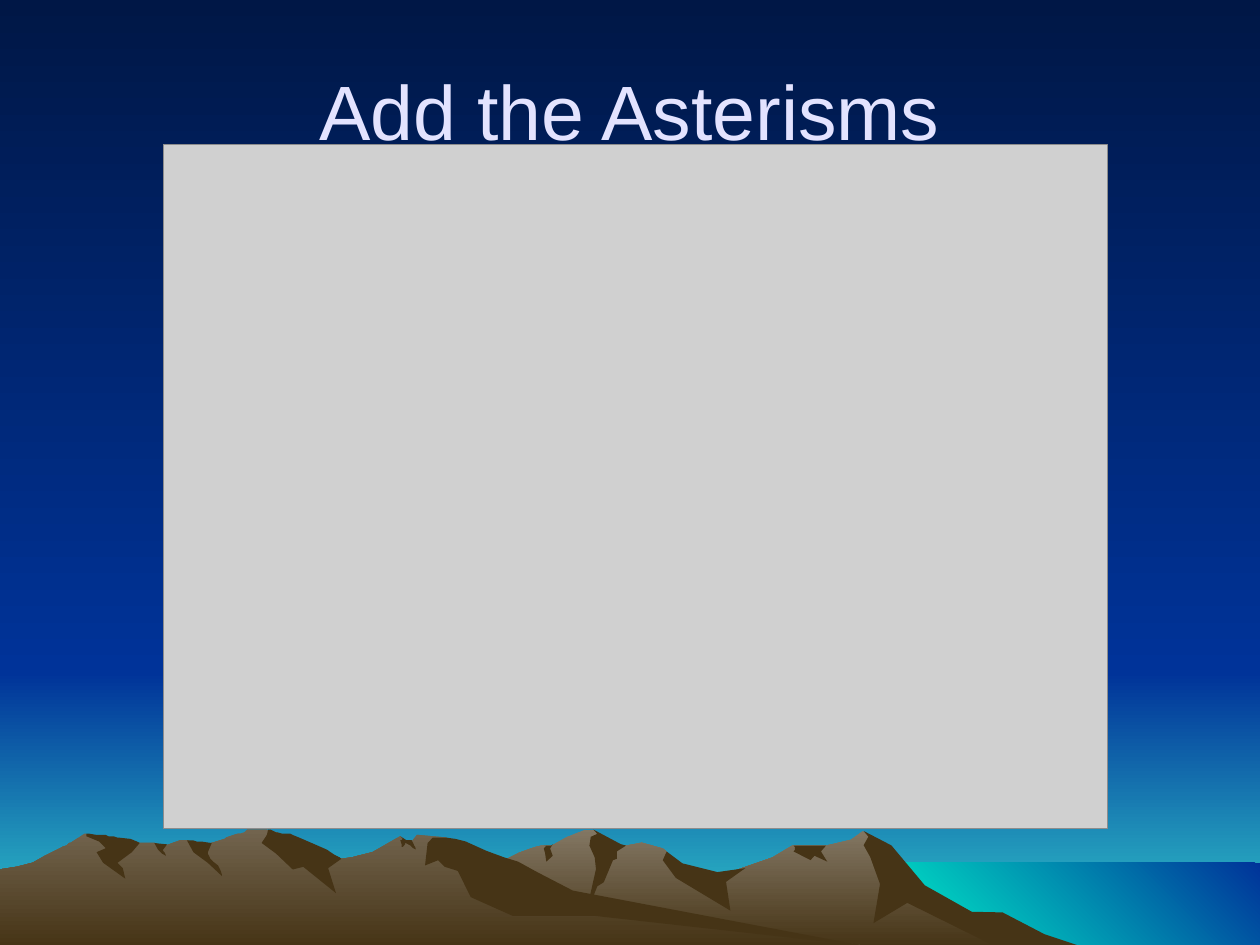
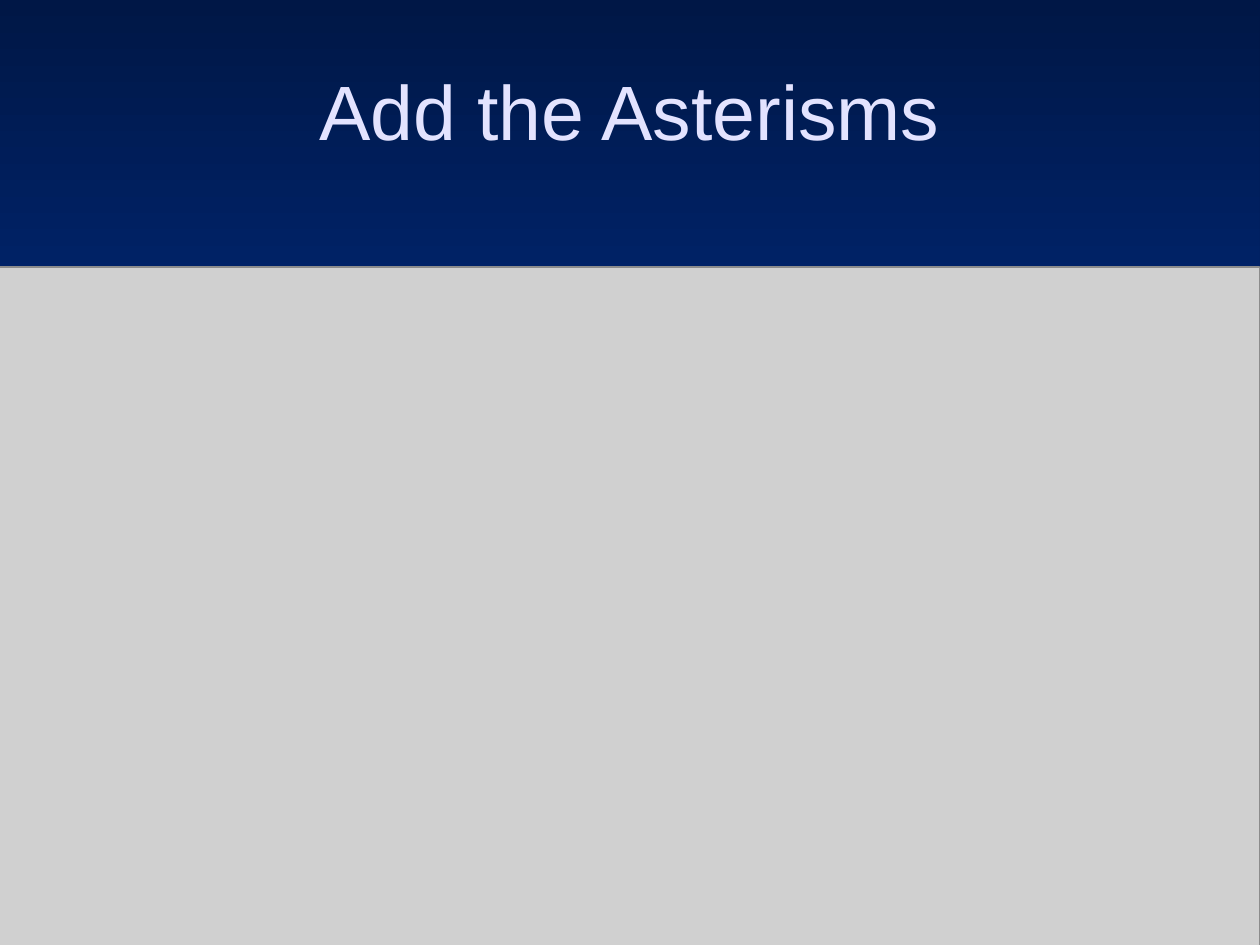
Before and after one commit to ForrestErickson/Asterisms_and_Constelations, a slide deck: slide 10 of Asterisms_and_Constelations.ppt. Drawn at 1260x945 pixels with LibreOffice and Linux fonts; fonts in the diff are those of the drawing; grey boxes stand for pictures. Boxes give left, top, right and bottom in pixels: in the first picture for what was removed or moved away, otherwise in the second. Text is boxed around its words. In the diff, an @@ line names an element or a change of style, - is before the commit and + after.

Commit message:
Update for 2025, Summer and Winter asterisms.

```diff
--- a/Asterisms_and_Constelations.ppt
+++ b/Asterisms_and_Constelations.ppt
@@ title "Add the Asterisms" rewrapped from [319, 84, 940, 155] to [319, 84, 940, 141] @@
@@ picture: place and size @@
-picture at [164, 145, 1108, 829]
+picture at [0, 267, 1260, 945]
@@ freeform shape at [0, 829, 869, 945]: outline redrawn @@
@@ group removed at [87, 830, 869, 945]: 6 freeform shapes @@
@@ group removed at [325, 829, 1081, 945]: 6 freeform shapes @@
```
Also in this commit, not shown: 13 other slides changed, 2 slides added, 2 slides removed.
